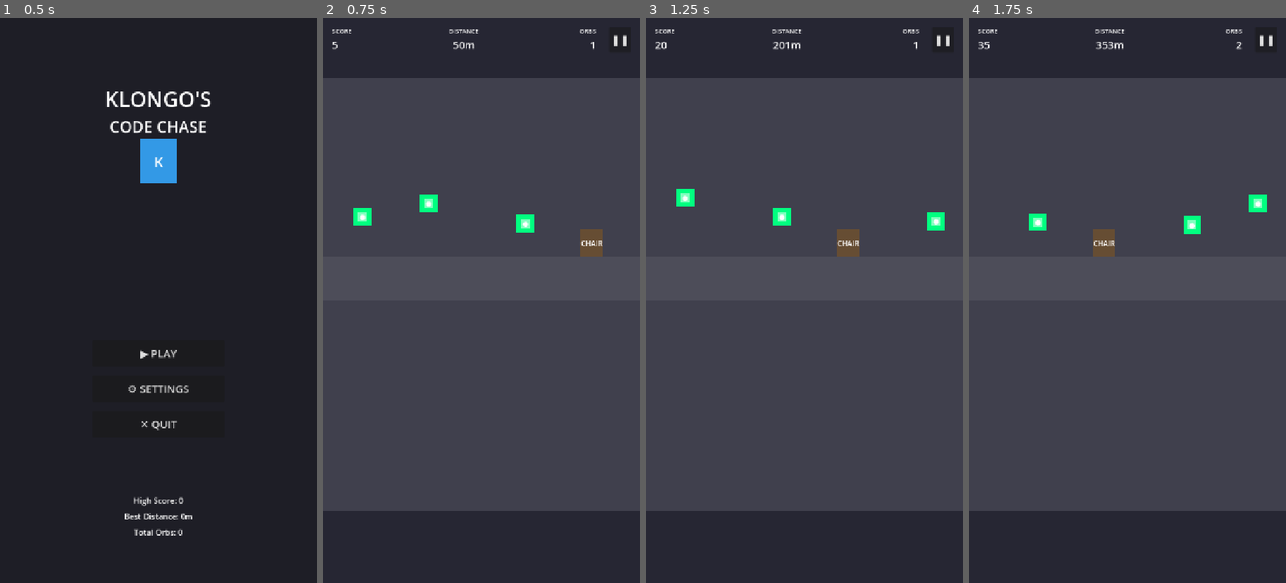
Above: before the commit, frames 1-4 (left to right).
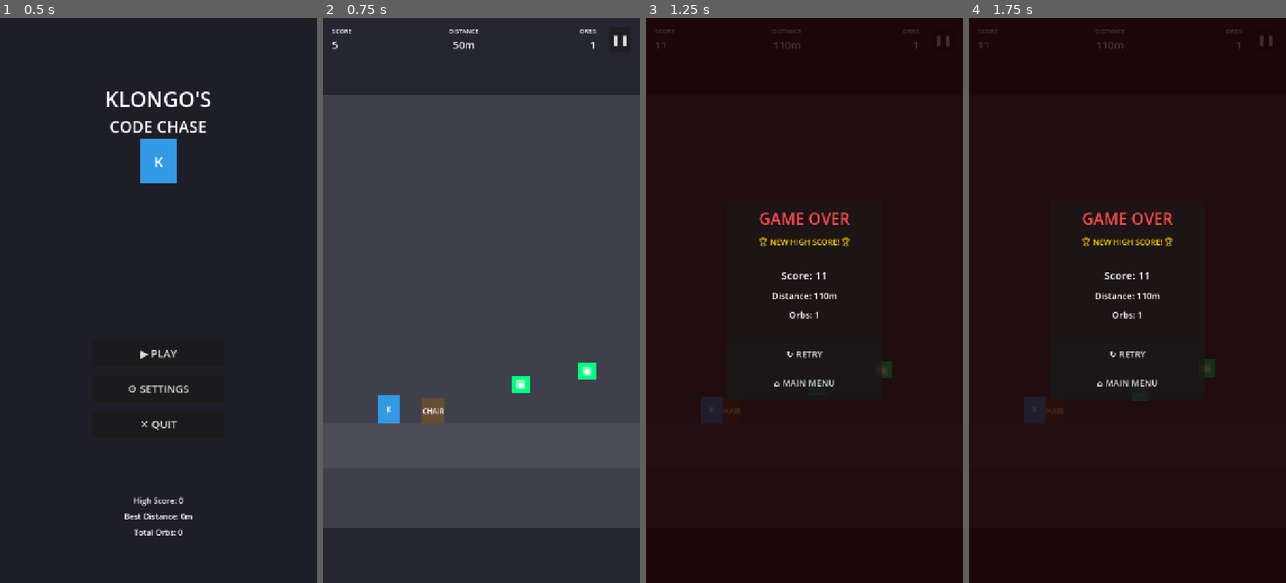
Above: after the commit, the same moments.

Repository: seloc0des/KLongoCodeChase
Game: Godot game, scene res://scenes/MainMenu.tscn
Same seed, same stepped clock (60 frames per second), same inputs: the game is played once before the commit and once after it.
Inputs (mouse positions are in pixels of both pictures, inside the frame that each line leads up to):
- Up to frame 1 (0.5 s): no input
- Up to frame 2 (0.75 s): click "▶ PLAY" at 0.5 s
- Up to frame 3 (1.25 s): no input
- Up to frame 4 (1.75 s): click (1127, 351) at 1.25 s, where only the run after the commit has a clickable "↻ RETRY"

Frame 1 is identical in both runs. In frame 2, 7.9% of the frame differs, in the area x 0-100%, y 10-91%; in frame 3, 100%, in the area x 0-100%, y 0-100%; in frame 4, 100%.

Commit message:
Prototype

Diff:
--- a/scenes/Game.tscn
+++ b/scenes/Game.tscn
@@ -67,8 +67,8 @@
 theme_override_constants/separation = 150
 
 [node name="Camera2D" type="Camera2D" parent="."]
-position = Vector2(360, 640)
-anchor_mode = 0
+position = Vector2(360, 900)
+anchor_mode = 1
 enabled = true
 
 [node name="LevelManager" type="Node2D" parent="."]
--- a/scenes/ui/GameOver.tscn
+++ b/scenes/ui/GameOver.tscn
@@ -2,17 +2,20 @@
 
 [ext_resource type="Script" path="res://scripts/game_over.gd" id="1_gameover"]
 
-[node name="GameOver" type="Control"]
+[node name="GameOver" type="CanvasLayer"]
+layer = 10
 process_mode = 3
+script = ExtResource("1_gameover")
+
+[node name="Container" type="Control" parent="."]
 layout_mode = 3
 anchors_preset = 15
 anchor_right = 1.0
 anchor_bottom = 1.0
 grow_horizontal = 2
 grow_vertical = 2
-script = ExtResource("1_gameover")
 
-[node name="Overlay" type="ColorRect" parent="."]
+[node name="Overlay" type="ColorRect" parent="Container"]
 layout_mode = 1
 anchors_preset = 15
 anchor_right = 1.0
@@ -21,7 +24,7 @@
 grow_vertical = 2
 color = Color(0.1, 0, 0, 0.8)
 
-[node name="Panel" type="PanelContainer" parent="."]
+[node name="Panel" type="PanelContainer" parent="Container"]
 layout_mode = 1
 anchors_preset = 8
 anchor_left = 0.5
@@ -35,19 +38,19 @@
 grow_horizontal = 2
 grow_vertical = 2
 
-[node name="VBoxContainer" type="VBoxContainer" parent="Panel"]
+[node name="VBoxContainer" type="VBoxContainer" parent="Container/Panel"]
 layout_mode = 2
 theme_override_constants/separation = 15
 alignment = 1
 
-[node name="Title" type="Label" parent="Panel/VBoxContainer"]
+[node name="Title" type="Label" parent="Container/Panel/VBoxContainer"]
 layout_mode = 2
 theme_override_font_sizes/font_size = 36
 theme_override_colors/font_color = Color(1, 0.3, 0.3, 1)
 text = "GAME OVER"
 horizontal_alignment = 1
 
-[node name="NewHighScoreLabel" type="Label" parent="Panel/VBoxContainer"]
+[node name="NewHighScoreLabel" type="Label" parent="Container/Panel/VBoxContainer"]
 visible = false
 layout_mode = 2
 theme_override_font_sizes/font_size = 18
@@ -55,39 +58,39 @@
 text = "🏆 NEW HIGH SCORE! 🏆"
 horizontal_alignment = 1
 
-[node name="Spacer" type="Control" parent="Panel/VBoxContainer"]
+[node name="Spacer" type="Control" parent="Container/Panel/VBoxContainer"]
 custom_minimum_size = Vector2(0, 10)
 layout_mode = 2
 
-[node name="FinalScoreLabel" type="Label" parent="Panel/VBoxContainer"]
+[node name="FinalScoreLabel" type="Label" parent="Container/Panel/VBoxContainer"]
 layout_mode = 2
 theme_override_font_sizes/font_size = 24
 text = "Score: 0"
 horizontal_alignment = 1
 
-[node name="FinalDistanceLabel" type="Label" parent="Panel/VBoxContainer"]
+[node name="FinalDistanceLabel" type="Label" parent="Container/Panel/VBoxContainer"]
 layout_mode = 2
 theme_override_font_sizes/font_size = 20
 text = "Distance: 0m"
 horizontal_alignment = 1
 
-[node name="OrbsCollectedLabel" type="Label" parent="Panel/VBoxContainer"]
+[node name="OrbsCollectedLabel" type="Label" parent="Container/Panel/VBoxContainer"]
 layout_mode = 2
 theme_override_font_sizes/font_size = 20
 text = "Orbs: 0"
 horizontal_alignment = 1
 
-[node name="Spacer2" type="Control" parent="Panel/VBoxContainer"]
+[node name="Spacer2" type="Control" parent="Container/Panel/VBoxContainer"]
 custom_minimum_size = Vector2(0, 20)
 layout_mode = 2
 
-[node name="RetryButton" type="Button" parent="Panel/VBoxContainer"]
+[node name="RetryButton" type="Button" parent="Container/Panel/VBoxContainer"]
 custom_minimum_size = Vector2(250, 50)
 layout_mode = 2
 theme_override_font_sizes/font_size = 20
 text = "↻ RETRY"
 
-[node name="MenuButton" type="Button" parent="Panel/VBoxContainer"]
+[node name="MenuButton" type="Button" parent="Container/Panel/VBoxContainer"]
 custom_minimum_size = Vector2(250, 50)
 layout_mode = 2
 theme_override_font_sizes/font_size = 20
--- a/scripts/autoload/game_manager.gd
+++ b/scripts/autoload/game_manager.gd
@@ -61,8 +61,11 @@
 
 
 func end_game() -> void:
+	print("GameManager.end_game() called - score: ", score, " distance: ", distance)
 	current_state = GameState.GAME_OVER
+	get_tree().paused = true
 	game_over.emit(score, distance)
+	print("game_over signal emitted")
 	SaveManager.update_stats(score, distance, orbs_collected)
 
 
--- a/scripts/game.gd
+++ b/scripts/game.gd
@@ -6,31 +6,19 @@
 @onready var background: ParallaxBackground = $ParallaxBackground
 @onready var hud: CanvasLayer = $HUD
 @onready var pause_menu: Control = $PauseMenu
-@onready var game_over_screen: Control = $GameOver
+@onready var game_over_screen: CanvasLayer = $GameOver
 
 const PLAYER_SCREEN_X: float = 150.0  # Player stays at this X position on screen
 const GROUND_Y: float = 1148.0  # Ground level for player
+const CAMERA_Y: float = 900.0  # Camera Y position to show player in lower-middle of screen
 
 
 func _ready() -> void:
-	# Create a TEST marker using ColorRect (since obstacles use ColorRect and are visible)
-	var test_marker = ColorRect.new()
-	test_marker.color = Color.RED
-	test_marker.size = Vector2(100, 100)
-	test_marker.position = Vector2(310, 590)  # Center of screen (offset by half size)
-	test_marker.z_index = 1000
-	add_child(test_marker)
-	print("Created RED ColorRect test marker at screen center")
-
 	# Initialize player position
 	player.position = Vector2(PLAYER_SCREEN_X, GROUND_Y)
-	print("Player initial position: ", player.position)
-	print("Player visible: ", player.visible)
-	print("Player sprite: ", player.get_node("Sprite"))
 
 	# Set up camera
-	camera.position = Vector2(360, 640)
-	print("Camera position: ", camera.position)
+	camera.position = Vector2(360, CAMERA_Y)
 
 	# Initialize level manager
 	level_manager.initialize(camera)
@@ -80,7 +68,7 @@
 	# Reset everything
 	player.reset()
 	player.position = Vector2(PLAYER_SCREEN_X, GROUND_Y)
-	camera.position = Vector2(360, 640)
+	camera.position = Vector2(360, CAMERA_Y)
 	level_manager.reset()
 	level_manager.initialize(camera)
 	GameManager.start_game()
--- a/scripts/game_over.gd
+++ b/scripts/game_over.gd
@@ -1,11 +1,12 @@
-extends Control
+extends CanvasLayer
 
-@onready var final_score_label: Label = $Panel/VBoxContainer/FinalScoreLabel
-@onready var final_distance_label: Label = $Panel/VBoxContainer/FinalDistanceLabel
-@onready var orbs_collected_label: Label = $Panel/VBoxContainer/OrbsCollectedLabel
-@onready var new_high_score_label: Label = $Panel/VBoxContainer/NewHighScoreLabel
-@onready var retry_button: Button = $Panel/VBoxContainer/RetryButton
-@onready var menu_button: Button = $Panel/VBoxContainer/MenuButton
+@onready var container: Control = $Container
+@onready var final_score_label: Label = $Container/Panel/VBoxContainer/FinalScoreLabel
+@onready var final_distance_label: Label = $Container/Panel/VBoxContainer/FinalDistanceLabel
+@onready var orbs_collected_label: Label = $Container/Panel/VBoxContainer/OrbsCollectedLabel
+@onready var new_high_score_label: Label = $Container/Panel/VBoxContainer/NewHighScoreLabel
+@onready var retry_button: Button = $Container/Panel/VBoxContainer/RetryButton
+@onready var menu_button: Button = $Container/Panel/VBoxContainer/MenuButton
 
 
 func _ready() -> void:
@@ -19,13 +20,16 @@
 
 	# Connect to game over signal
 	GameManager.game_over.connect(_on_game_over)
+	print("GameOver: Connected to GameManager.game_over signal")
 
 	# Start hidden
-	visible = false
+	container.visible = false
 
 
 func _on_game_over(score: int, distance: float) -> void:
-	visible = true
+	print("GameOver._on_game_over received - score: ", score, " distance: ", distance)
+	container.visible = true
+	print("GameOver screen visible set to: ", container.visible)
 
 	# Update labels
 	if final_score_label:
@@ -46,11 +50,11 @@
 
 func _on_retry_pressed() -> void:
 	AudioManager.play_sfx("button")
-	visible = false
+	container.visible = false
 	GameManager.restart_game()
 
 
 func _on_menu_pressed() -> void:
 	AudioManager.play_sfx("button")
-	visible = false
+	container.visible = false
 	GameManager.go_to_menu()
--- a/scripts/player.gd
+++ b/scripts/player.gd
@@ -36,33 +36,10 @@
 	if trail_particles:
 		trail_particles.emitting = false
 
-	# Create a guaranteed visible marker using ColorRect
-	var marker = ColorRect.new()
-	marker.color = Color.MAGENTA
-	marker.size = Vector2(60, 80)
-	marker.position = Vector2(-30, -40)  # Offset to center on player
-	marker.z_index = 100
-	add_child(marker)
-	print("Created magenta ColorRect marker on player")
-
-	# Debug
-	print("Player _ready - position: ", position)
-	print("Player sprite node: ", sprite)
-	if sprite:
-		print("Sprite visible: ", sprite.visible)
-
-
-var debug_timer: float = 0.0
 
 func _physics_process(delta: float) -> void:
 	if is_dead:
 		return
-
-	# Debug position every second
-	debug_timer += delta
-	if debug_timer > 1.0:
-		debug_timer = 0.0
-		print("Player pos: ", position, " on_floor: ", is_on_floor(), " velocity.y: ", velocity.y)
 
 	# Apply gravity
 	var current_gravity = gravity
@@ -161,11 +138,7 @@
 
 
 func die() -> void:
-	print("DIE CALLED - position: ", position)
-	print_stack()
-	# TEMPORARILY DISABLED FOR DEBUGGING
-	return
-
+	print("Player.die() called, is_dead: ", is_dead)
 	if is_dead:
 		return
 
@@ -180,6 +153,7 @@
 
 	# Emit signal
 	died.emit()
+	print("Player: died signal emitted, calling GameManager.end_game()")
 
 	# Notify game manager
 	GameManager.end_game()
